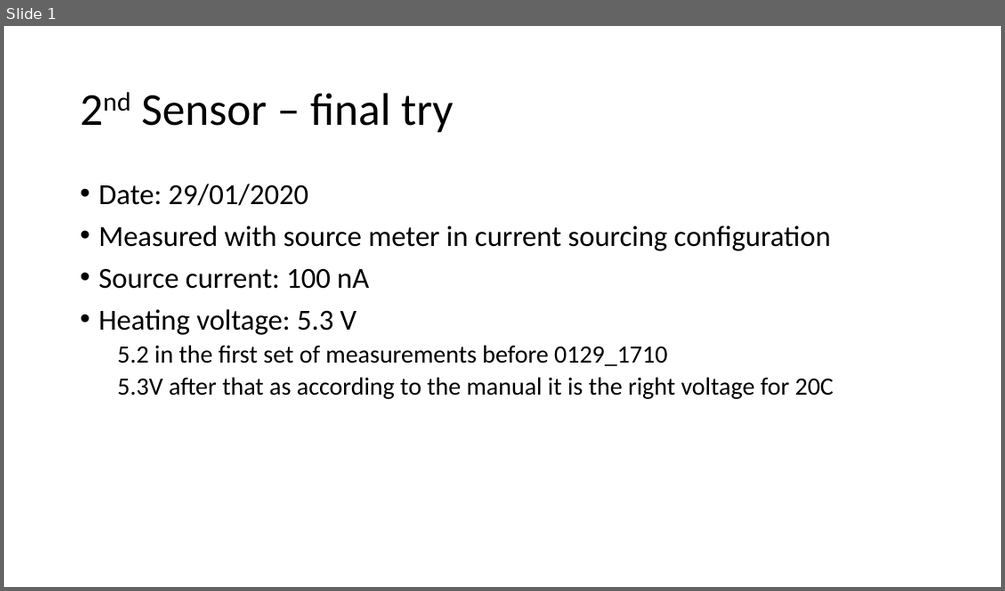
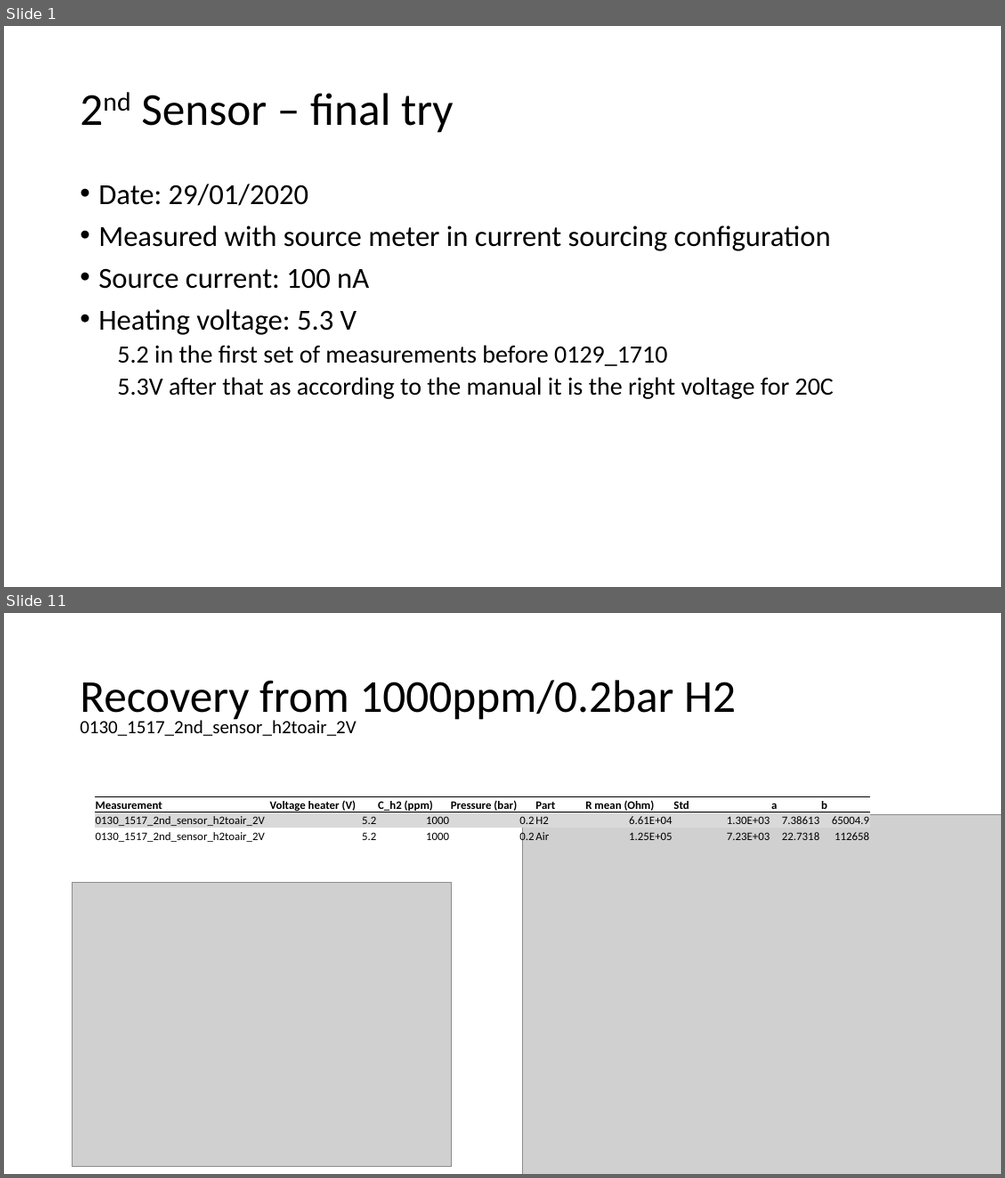
Before and after one commit to HetRijk/MEP_control_software, a slide deck: Measurements/20200129 Second sensor final try/2nd Sensor – final try.pptx. Shown one above the other, each under a label of ours: slide 1 before the commit, slides 1 and 11 after it; the slides between them are not shown. The pictures are 1005x591 and 1005x1178 pixels, drawn with LibreOffice and Linux fonts; fonts in the diff are those of the drawing; grey boxes stand for pictures. Boxes give left, top, right and bottom in pixels: in the first picture for what was removed or moved away, otherwise in the second. Text is boxed around its words. In the diff, an @@ line names an element or a change of style, - is before the commit and + after.

Commit message:
Nearly completed analysis of second sensor data
Only misses check with datasheet to be complete

```diff
--- a/Measurements/20200129 Second sensor final try/2nd Sensor – final try.pptx
+++ b/Measurements/20200129 Second sensor final try/2nd Sensor – final try.pptx
@@ slide 11 added at (x1=4, y1=613, x2=1001, y2=1174), background #FFFFFF @@
@@ title added at (x1=80, y1=680, x2=736, y2=722), 44 pt, text #000000 @@
+Recovery from 1000ppm/0.2bar H2
@@ text added at (x1=80, y1=718, x2=356, y2=736), 18 pt, text #000000 @@
+0130_1517_2nd_sensor_h2toair_2V
@@ table added at (x1=95, y1=796, x2=872, y2=847), 3 rows, 9 columns @@
+Measurement | Voltage heater (V) | C_h2 (ppm) | Pressure (bar) | Part | R mean (Ohm) | Std | a | b
+0130_1517_2nd_sensor_h2toair_2V | 5.2 | 1000 | 0.2 | H2 | 6.61E+04 | 1.30E+03 | 7.38613 | 65004.9
+0130_1517_2nd_sensor_h2toair_2V | 5.2 | 1000 | 0.2 | Air | 1.25E+05 | 7.23E+03 | 22.7318 | 112658
@@ picture added at (x1=522, y1=815, x2=1001, y2=1174) @@
@@ picture added at (x1=72, y1=882, x2=451, y2=1167) @@
```
Also in this commit, not shown: 3 slides changed, 8 other slides added, 26 other files.
